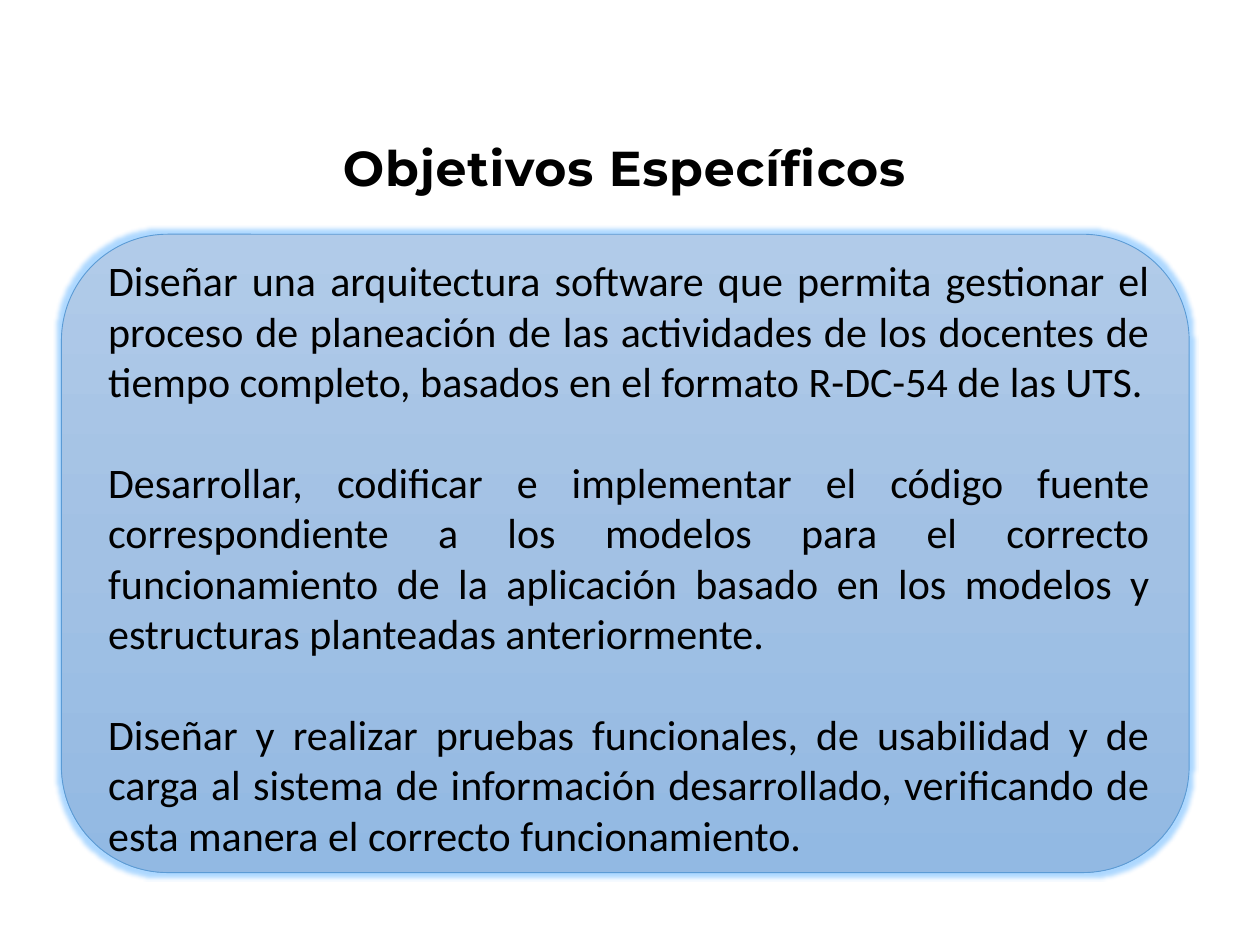
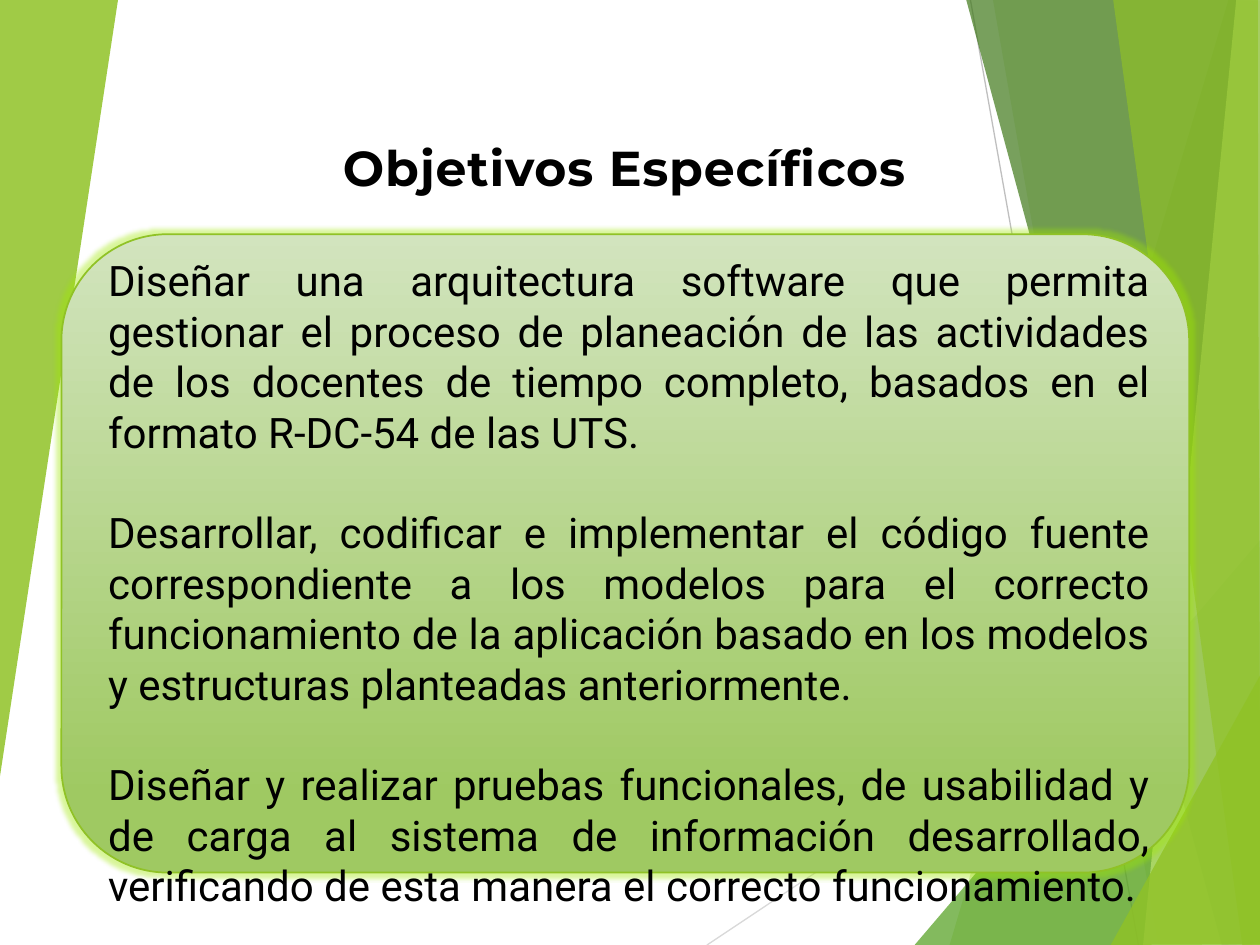
Before and after one commit to andy645jh/ProyectoGrado, a slide deck: slide 4 of extras/docs/rdc_presentacion.pptx (slide 5 before the commit). Drawn at 1260x945 pixels with LibreOffice and Linux fonts; fonts in the diff are those of the drawing. Boxes give left, top, right and bottom in pixels: in the first picture for what was removed or moved away, otherwise in the second. Text is boxed around its words. In the diff, an @@ line names an element or a change of style, - is before the commit and + after.

```diff
--- a/extras/docs/rdc_presentacion.pptx
+++ b/extras/docs/rdc_presentacion.pptx
@@ group added at box(0, 0, 1260, 945): 8 freeform shapes, 2 lines @@
@@ rounded rectangle at box(62, 234, 1189, 873): fill gradient #B1CBE9 to #A3C1E5 to #93B9E4 to gradient #D3E5BE to #A0C962; outline #5B9BD5 0.5 pt to #90C226 1 pt @@
@@ text "Diseñar una arquitectura software que ..." at box(108, 258, 1150, 861): font Calibri to Roboto @@
```
Also in this commit, not shown: 8 other slides changed, 9 slides added, 5 slides removed.
